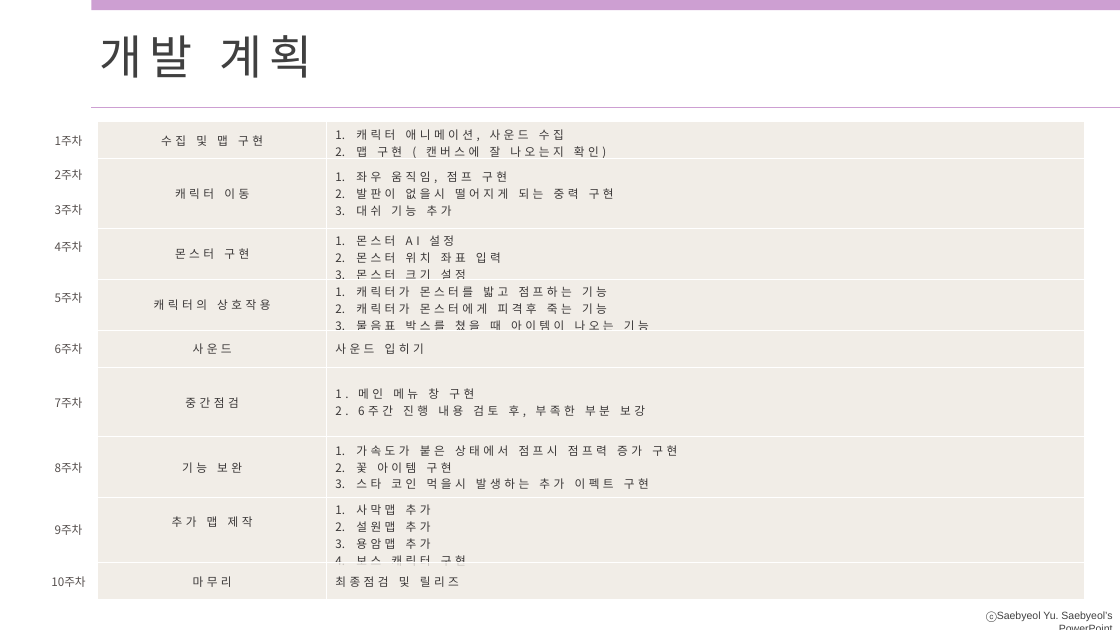
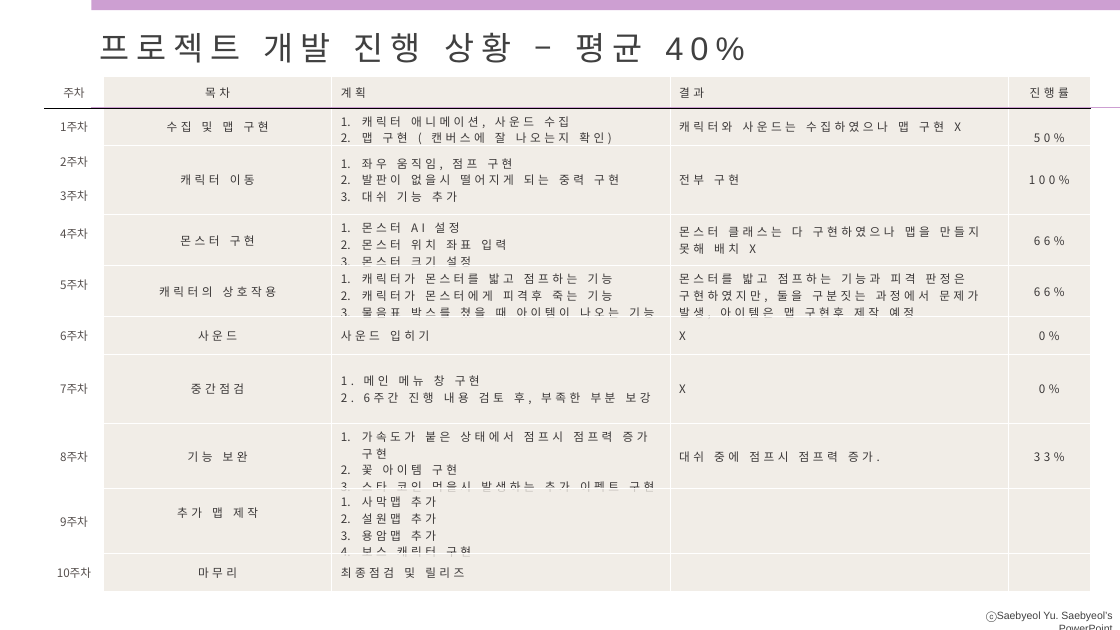
Before and after one commit to sangheonlee97/2DGP-Project, a slide deck: slide 2 of ppt.pptx (slide 5 before the commit). Drawn at 1120x630 pixels with LibreOffice and Linux fonts; fonts in the diff are those of the drawing. Boxes give left, top, right and bottom in pixels: in the first picture for what was removed or moved away, otherwise in the second. Text is boxed around its words. In the diff, an @@ line names an element or a change of style, - is before the commit and + after.

Commit message:
ppt

```diff
--- a/ppt.pptx
+++ b/ppt.pptx
@@ text at bbox=[100, 32, 744, 63]: text changed; size 40 to 28 pt @@
-개발 계획
+프로젝트 개발 진행 상황 – 평균 40%
@@ table at bbox=[45, 76, 1091, 619] @@
-1주차 | 수집 및 맵 구현 | 캐릭터 애니메이션, 사운드 수집 / 맵 구현 ( 캔버스에 잘 나오는지 확인)
-2주차 | 캐릭터 이동 | 좌우 움직임, 점프 구현 / 발판이 없을시 떨어지게 되는 중력 구현 / 대쉬 기능 추가
-3주차 |  | 
-4주차 | 몬스터 구현 | 몬스터 AI 설정 / 몬스터 위치 좌표 입력 / 몬스터 크기 설정
-5주차 |  | 
- | 캐릭터의 상호작용 | 캐릭터가 몬스터를 밟고 점프하는 기능 / 캐릭터가 몬스터에게 피격후 죽는 기능 / 물음표 박스를 쳤을 때 아이템이 나오는 기능
-6주차 | 사운드 | 사운드 입히기
-7주차 | 중간점검 | 1. 메인 메뉴 창 구현 / 2. 6주간 진행 내용 검토 후, 부족한 부분 보강
-8주차 | 기능 보완 | 가속도가 붙은 상태에서 점프시 점프력 증가 구현 / 꽃 아이템 구현 / 스타 코인 먹을시 발생하는 추가 이펙트 구현
-9주차 | 추가 맵 제작 | 사막맵 추가 / 설원맵 추가 / 용암맵 추가 / 보스 캐릭터 구현
-10주차 | 마무리 | 최종점검 및 릴리즈
+주차 | 목차 | 계획 | 결과 | 진행률
+1주차 | 수집 및 맵 구현 | 캐릭터 애니메이션, 사운드 수집 / 맵 구현 ( 캔버스에 잘 나오는지 확인) | 캐릭터와 사운드는 수집하였으나 맵 구현 X | 50%
+2주차 | 캐릭터 이동 | 좌우 움직임, 점프 구현 / 발판이 없을시 떨어지게 되는 중력 구현 / 대쉬 기능 추가 | 전부 구현 | 100%
+3주차 |  |  |  | 
+4주차 | 몬스터 구현 | 몬스터 AI 설정 / 몬스터 위치 좌표 입력 / 몬스터 크기 설정 | 몬스터 클래스는 다 구현하였으나 맵을 만들지 못해 배치 X | 66%
+5주차 |  |  |  | 
+ | 캐릭터의 상호작용 | 캐릭터가 몬스터를 밟고 점프하는 기능 / 캐릭터가 몬스터에게 피격후 죽는 기능 / 물음표 박스를 쳤을 때 아이템이 나오는 기능 | 몬스터를 밟고 점프하는 기능과 피격 판정은 구현하였지만, 둘을 구분짓는 과정에서 문제가 발생, 아이템은 맵 구현후 제작 예정 | 66%
+6주차 | 사운드 | 사운드 입히기 | X | 0%
+7주차 | 중간점검 | 1. 메인 메뉴 창 구현 / 2. 6주간 진행 내용 검토 후, 부족한 부분 보강 | X | 0%
+8주차 | 기능 보완 | 가속도가 붙은 상태에서 점프시 점프력 증가 구현 / 꽃 아이템 구현 / 스타 코인 먹을시 발생하는 추가 이펙트 구현 | 대쉬 중에 점프시 점프력 증가. | 33%
+9주차 | 추가 맵 제작 | 사막맵 추가 / 설원맵 추가 / 용암맵 추가 / 보스 캐릭터 구현 |  | 
+10주차 | 마무리 | 최종점검 및 릴리즈 |  | 
@@ table: place and size @@
-table at bbox=[39, 122, 1086, 600]
+table at bbox=[45, 76, 1091, 619]
```
Also in this commit, not shown: 1 other slide changed, 1 slide added, 3 slides removed.
